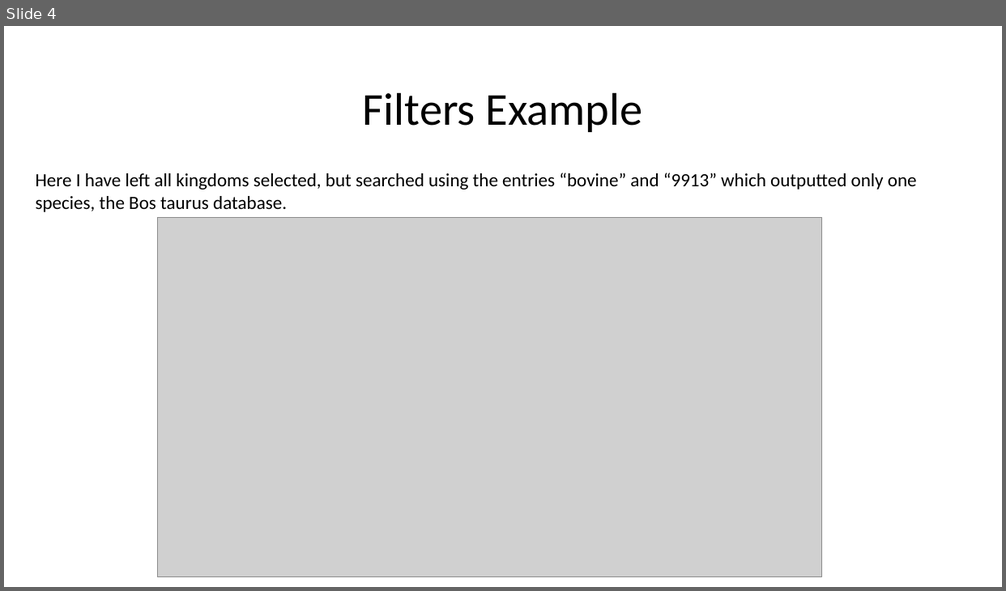
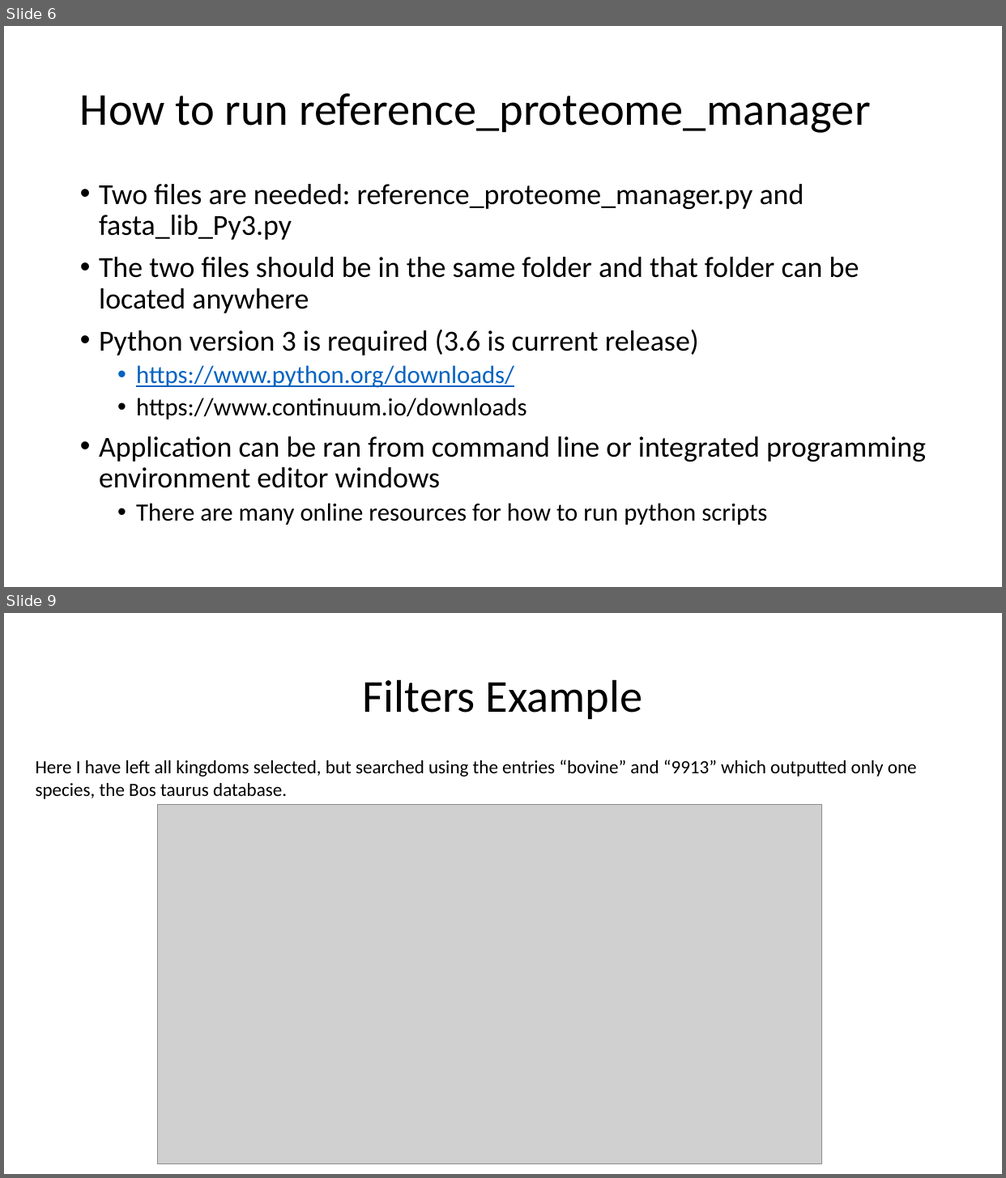
Before and after one commit to lily-liang12/Reference_Proteome_Manager, a slide deck: User Guide.pptx. Shown one above the other, each under a label of ours: slide 4 before the commit, slides 6 and 9 after it; the slides between them are not shown. The pictures are 1006x591 and 1006x1178 pixels, drawn with LibreOffice and Linux fonts; fonts in the diff are those of the drawing; grey boxes stand for pictures. Boxes give left, top, right and bottom in pixels: in the first picture for what was removed or moved away, otherwise in the second. Text is boxed around its words. In the diff, an @@ line names an element or a change of style, - is before the commit and + after.

```diff
--- a/User Guide.pptx
+++ b/User Guide.pptx
@@ slide 6 added at [4, 26, 1002, 587], background #FFFFFF @@
@@ title added at [80, 93, 870, 133], 44 pt, text #000000 @@
+How to run reference_proteome_manager
@@ text added at [99, 184, 926, 525], 28 pt, text #000000 @@
+• Two files are needed: reference_proteome_manager.py and fasta_lib_Py3.py
+• The two files should be in the same folder and that folder can be located anywhere
+• Python version 3 is required (3.6 is current release)
+  • https://www.python.org/downloads/
+  • https://www.continuum.io/downloads
+• Application can be ran from command line or integrated programming environment editor windows
+  • There are many online resources for how to run python scripts
@@ what was slide 4 is now slide 9 @@
```
Also in this commit, not shown: 5 slides changed, 4 other slides added.
